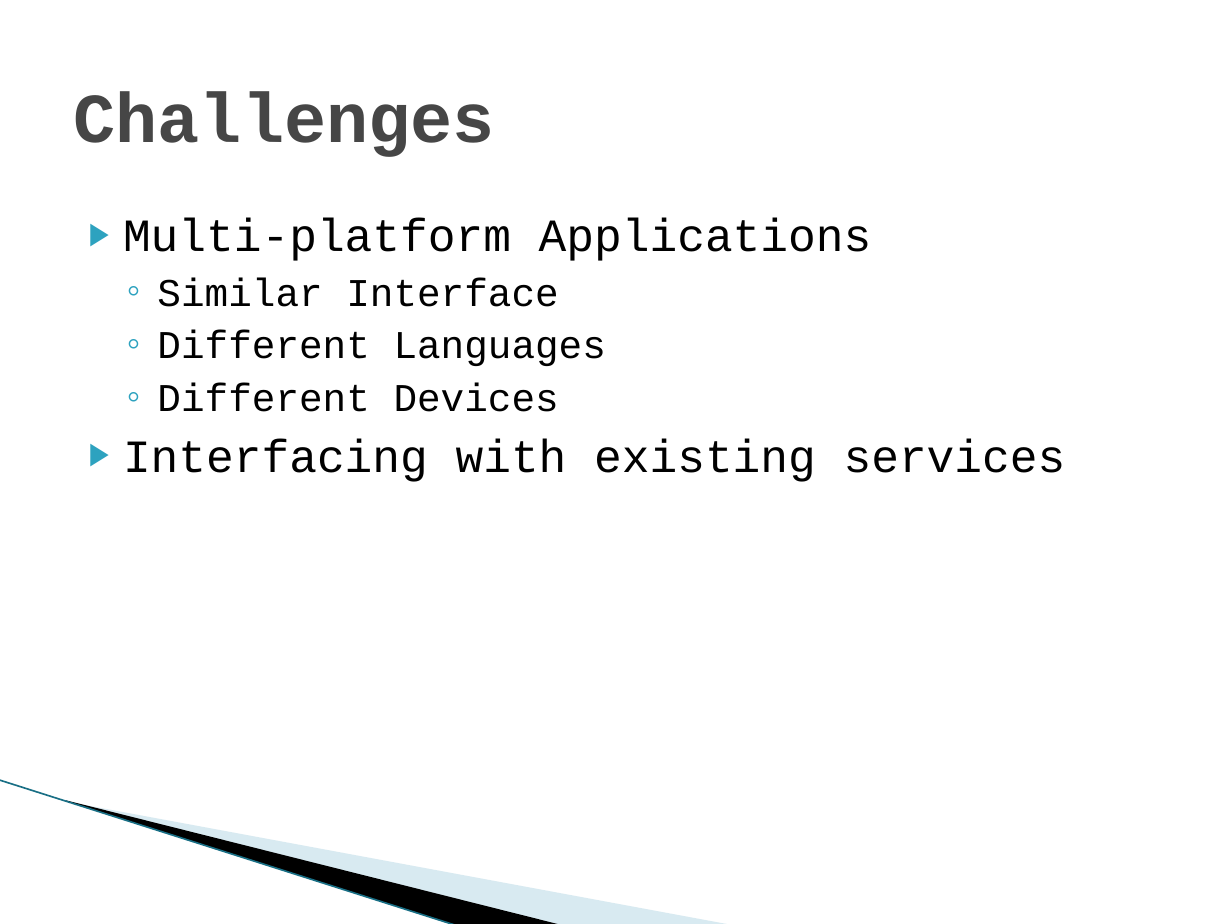
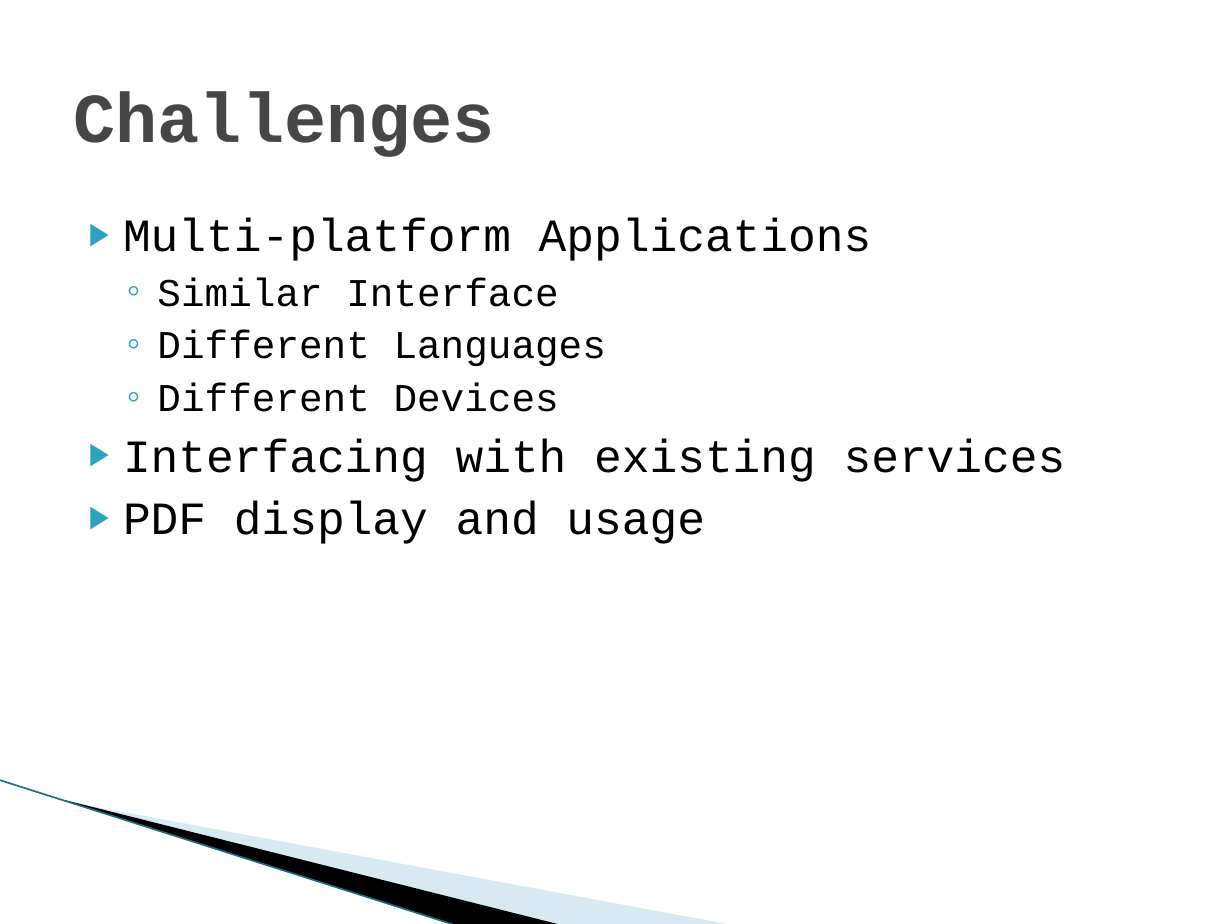
Before and after one commit to SDSMT-CSC/ECPMA, a slide deck: slide 3 of Documentation/Presentation1.pptx. Drawn at 1232x924 pixels with LibreOffice and Linux fonts; fonts in the diff are those of the drawing; background and template pictures are left out. Boxes give left, top, right and bottom in pixels: in the first picture for what was removed or moved away, otherwise in the second. Text is boxed around its words. In the diff, an @@ line names an element or a change of style, - is before the commit and + after.

```diff
--- a/Documentation/Presentation1.pptx
+++ b/Documentation/Presentation1.pptx
@@ text at (123,501,705,544): paragraph added @@
+▶ PDF display and usage
```
Also in this commit, not shown: 1 other slide changed, 2 other files.
